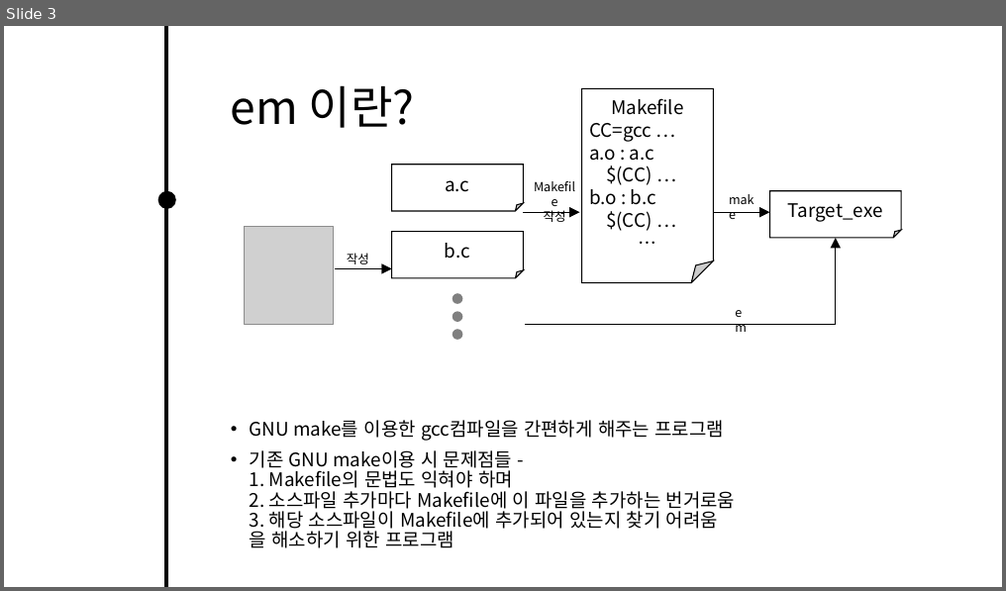
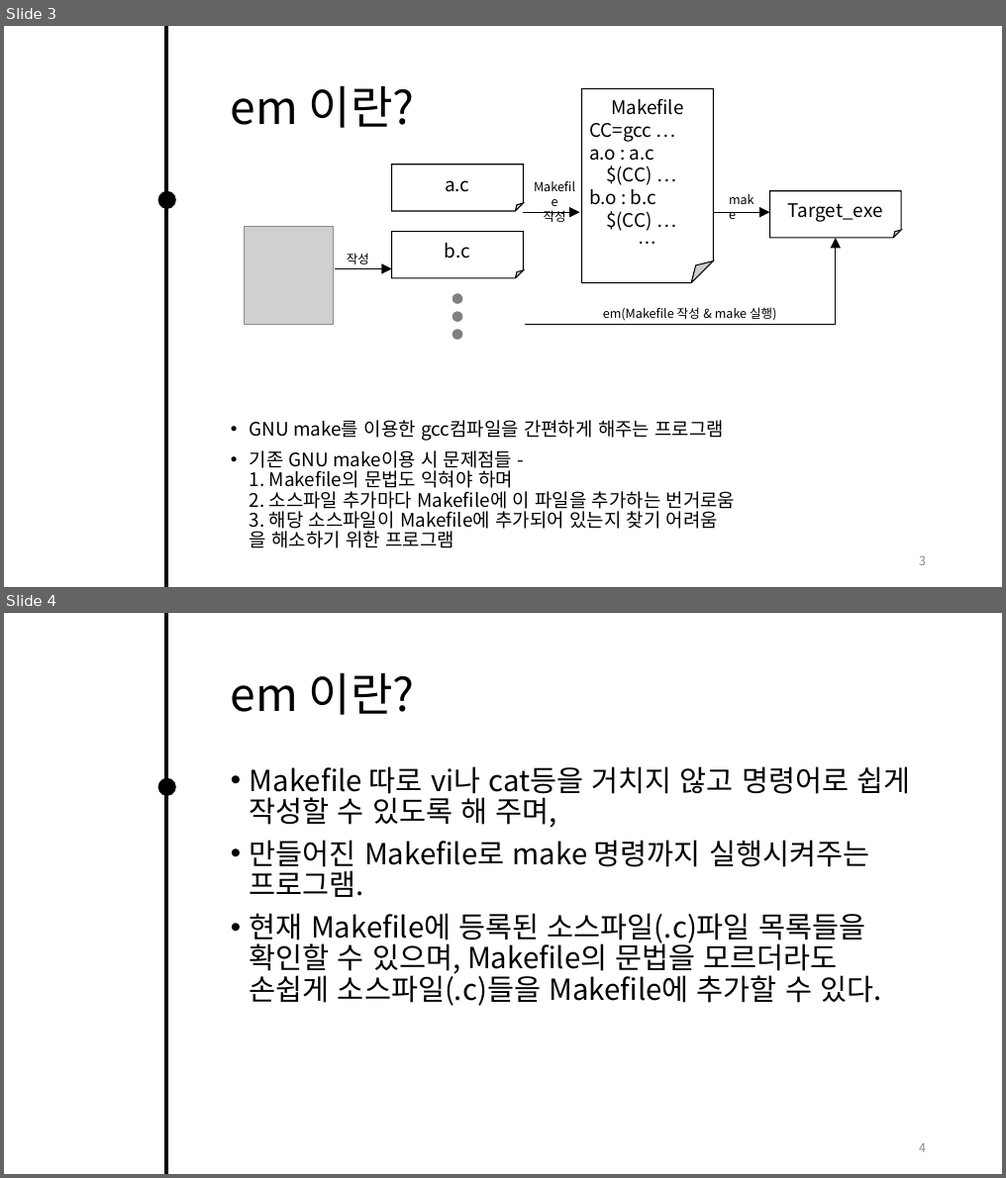
Before and after one commit to CodingMateMoon/make-repo, a slide deck: 고프제안서.pptx. Shown one above the other, each under a label of ours: slide 3 before the commit, slides 3 and 4 after it. The pictures are 1006x591 and 1006x1178 pixels, drawn with LibreOffice and Linux fonts; fonts in the diff are those of the drawing; grey boxes stand for pictures; background and template pictures are left out. Boxes give left, top, right and bottom in pixels: in the first picture for what was removed or moved away, otherwise in the second. Text is boxed around its words. In the diff, an @@ line names an element or a change of style, - is before the commit and + after.

```diff
--- a/고프제안서.pptx
+++ b/고프제안서.pptx
@@ slide 4 added at bbox=[4, 613, 1002, 1174], background picture (left out) @@
@@ line added from (166, 613) to (166, 1174), #000000 3 pt @@
@@ title added at bbox=[231, 672, 415, 715], 44 pt, text #000000 @@
+em 이란?
@@ ellipse added at bbox=[158, 778, 176, 796], fill #000000 @@
@@ text added at bbox=[250, 766, 910, 1006], 28 pt, text #000000 @@
+• Makefile 따로 vi나 cat등을 거치지 않고 명령어로 쉽게 작성할 수 있도록 해 주며,
+• 만들어진 Makefile로 make 명령까지 실행시켜주는 프로그램.
+• 현재 Makefile에 등록된 소스파일(.c)파일 목록들을 확인할 수 있으며, Makefile의 문법을 모르더라도 손쉽게 소스파일(.c)들을 Makefile에 추가할 수 있다.
@@ page number added at bbox=[919, 1144, 926, 1153], 12 pt, text #8C8C8C @@
+4
@@ slide 3 changed as well @@
@@ text at bbox=[603, 307, 776, 321]: text changed @@
-em
+em(Makefile 작성 & make 실행)
@@ page number added at bbox=[919, 557, 926, 566], 12 pt, text #8C8C8C @@
+3
```
Also in this commit, not shown: 5 other slides changed, 2 other slides added, 2 slides removed.
